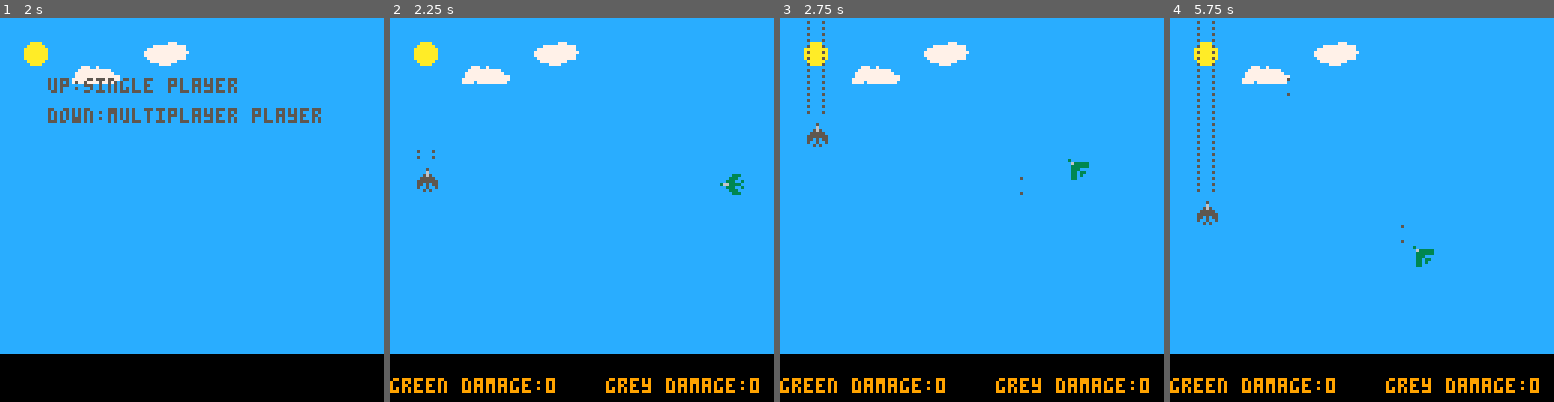
Above: before the commit, frames 1-4 (left to right).
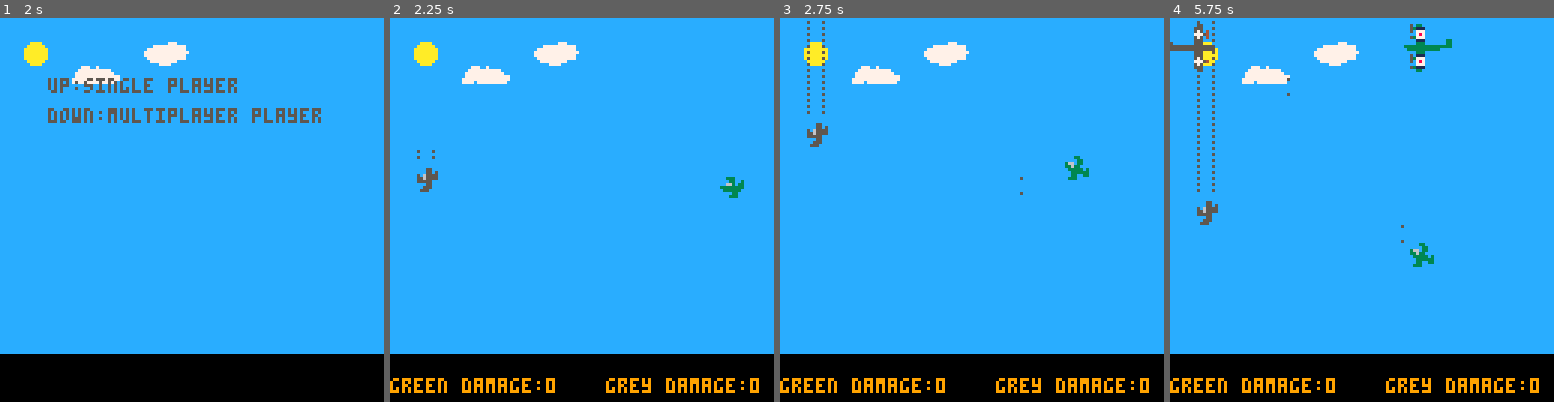
Above: after the commit, the same moments.

Repository: jerrybookbenson/pico8-games
Game: PICO-8 cartridge plane-battle.p8
The game is run twice, just before and just after one commit, with the same random seed, the same clock (stepped at 60 frames per second) and the same inputs.
Inputs:
- Up to frame 1 (2 s): tap X (X key) at 0.33, 1.07, 1.85 s; tap O (Z key) at 0.7, 1.7 s; hold Right from 1.6 s (still down)
- Up to frame 2 (2.25 s): release Right at 2.1 s; tap O (Z key) at 2.1 s; hold Up from 2.15 s (still down)
- Up to frame 3 (2.75 s): release Up at 2.42 s; hold Right from 2.47 s (still down); tap O (Z key) at 2.5 s
- Up to frame 4 (5.75 s): tap O (Z key) every 0.4 s from 2.9 to 5.7 s; tap X (X key) at 2.97, 4.08, 5.2 s; release Right at 3.03 s; hold Left 3.08-3.58 s; hold Right 4.02-4.68 s; hold Up 4.73-5.03 s; hold Left 5.08-5.68 s

Frame 1 is identical in both runs. In frame 2, 0.3% of the frame differs, in the area x 7-93%, y 39-47%; in frame 3, 0.3%; in frame 4, 1.3%, in the area x 0-74%, y 1-65%.

Commit message:
finished putting bombers on ww2 screen

Diff:
--- a/plane-battle.p8
+++ b/plane-battle.p8
@@ -16,7 +16,7 @@
 
   pause = false
   is_crashing = false
-  war = "ww3"
+  war = "ww2"
   --player direction spr
   if (war == "ww1") then
     pl1_n = 163
@@ -80,7 +80,7 @@
     pl1_sw = 122
     pl1_w = 103
     pl1_nw = 90
-    pl1_flame_spr = 94
+    pl1_flame_spr = 101
 
 
     pl2_n = 104
@@ -91,7 +91,7 @@
     pl2_sw = 121
     pl2_w = 120
     pl2_nw = 89
-    pl2_flame_spr = 93
+    pl2_flame_spr = 117
 
     --player spr when hit
     pl1_n_h = 80
@@ -112,8 +112,23 @@
     pl2_w_h = 113
     pl2_nw_h = 82
 
-    bullet_spr_horiz = 95
-    bullet_spr_vert = 111
+    allied_bomber_ne = 108
+    allied_bomber_se = 124
+    allied_bomber_nw_1 = 107
+    allied_bomber_sw_1 = 123
+    allied_bomber_nw_2 = 109
+    allied_bomber_sw_2 = 125
+
+    german_bomber_nw = 75
+    german_bomber_sw = 91
+    german_bomber_ne_1 = 76
+    german_bomber_se_1 = 92
+    german_bomber_ne_2 = 77
+    german_bomber_se_2 = 93
+
+
+    bullet_spr_horiz = 70
+    bullet_spr_vert = 86
 
     mortar_spr = 116
   elseif (war == "ww3") then
@@ -262,14 +277,12 @@
       move_bombs()
 
     elseif (war == "ww2") then
-      if (flr(rnd(100)) == 1) then
-        make_actor(rnd(max_x), max_y + 1, mortar_spr, "n",speed, 0,rnd(max_y))
-      end
-      move_ordanance (mortar_spr,-speed)
-    end
-
+      move_mortars()
+      move_bombers()
+    end
     check_collision(pl1, pl1_flame_spr)
     check_collision(pl2, pl2_flame_spr)
+
 	end
 end
 
@@ -574,6 +587,47 @@
       end
     end
     move_ordanance (actor,bomb_spr,speed)
+  end
+end
+
+function move_bombers()
+  if(flr(rnd(300)) == 1) then
+    make_actor(max_x + 1,min_y + .3,allied_bomber_ne)
+    make_actor(max_x,min_y + .3, allied_bomber_nw_1)
+    make_actor(max_x + 1,min_y + 1.3,allied_bomber_se)
+    make_actor(max_x, min_y + 1.3,allied_bomber_sw_1)
+
+  end
+  if(flr(rnd(300)) == 1) then
+    make_actor(min_x,min_y + .3,german_bomber_ne_1)
+    make_actor(min_x - 1,min_y + .3, german_bomber_nw)
+    make_actor(min_x,min_y + 1.3, german_bomber_se_1)
+    make_actor(min_x - 1, min_y + 1.3, german_bomber_sw)
+
+  end
+
+  for actor in all(actors) do
+    if (actor.spr == allied_bomber_ne or actor.spr == allied_bomber_nw_1 or actor.spr == allied_bomber_nw_2 or actor.spr == allied_bomber_se or actor.spr == allied_bomber_sw_1 or actor.spr == allied_bomber_sw_2) then
+      actor.x = actor.x - other_speed
+      if(actor.x <= min_x - 1) then
+        del(actors,actor)
+      end
+    end
+    if (actor.spr == german_bomber_ne_1 or actor.spr == german_bomber_ne_2 or actor.spr == german_bomber_nw or actor.spr == german_bomber_se_1 or actor.spr == german_bomber_se_2 or actor.spr == german_bomber_sw) then
+      actor.x = actor.x + other_speed
+      if(actor.x >= max_x + 1) then
+        del(actors,actor)
+      end
+    end
+  end
+end
+
+function move_mortars()
+  if (flr(rnd(100)) == 1) then
+    make_actor(rnd(max_x), max_y + 1, mortar_spr, "n",speed, 0,rnd(max_y))
+  end
+  for actor in all(actors) do
+    move_ordanance (actor,mortar_spr,-speed)
   end
 end
 
Not shown, changed: 32 lines of the sprite sheet (__gfx__) section of plane-battle.p8
